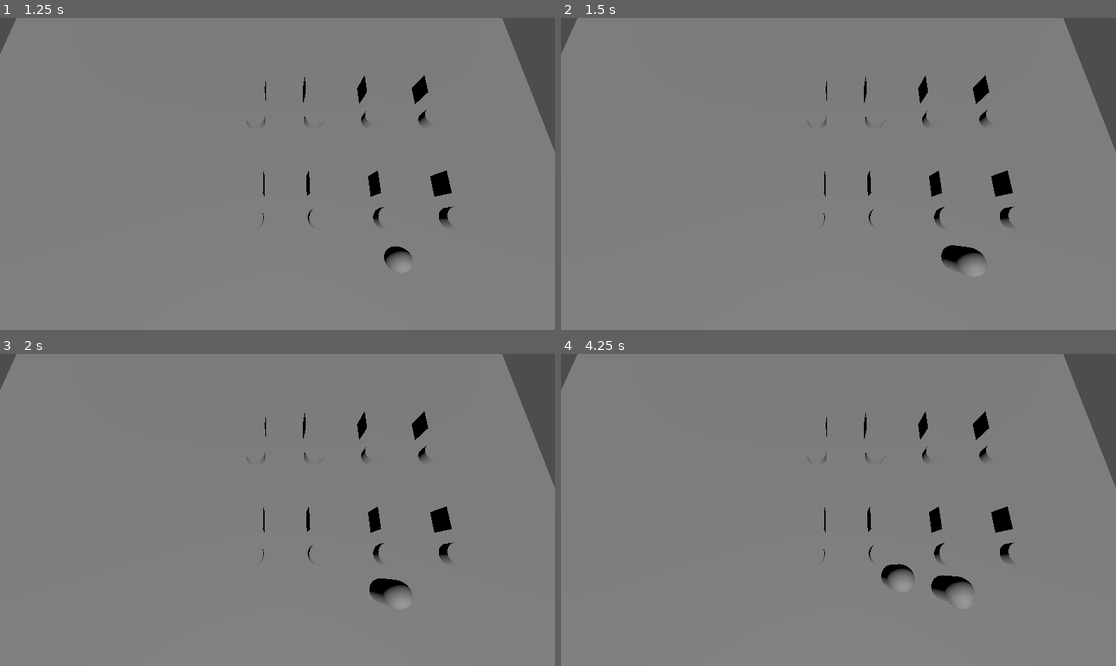
Above: before the commit, frames 1-4 (two rows, left to right).
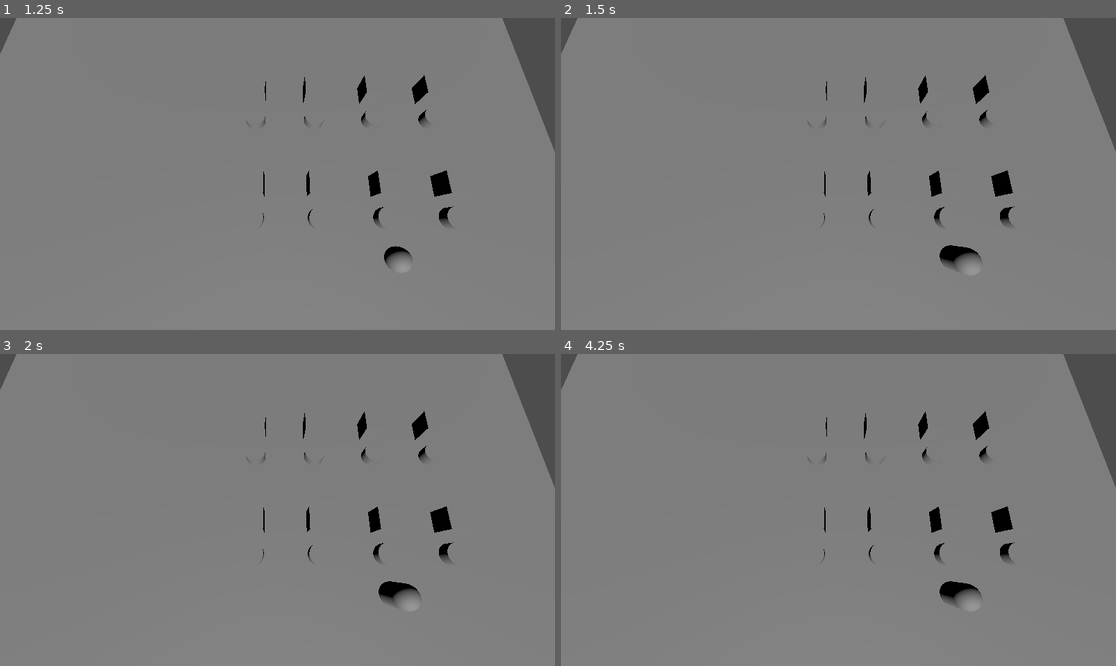
Above: after the commit, the same moments.

Repository: Kamjam/Bobaeria-Cafe
Game: Godot game, scene res://JoeFolder/DemoShop.tscn
Same seed, same stepped clock (60 frames per second), same inputs: the game is played once before the commit and once after it. This scene is started directly instead of the project's main scene.
Inputs:
- Up to frame 1 (1.25 s): tap Enter at 0.5 s
- Up to frame 2 (1.5 s): tap Space at 1.25 s; hold Left (ui_left) from 1.28 s (still down)
- Up to frame 3 (2 s): keep holding Left (ui_left)
- Up to frame 4 (4.25 s): release Left (ui_left) at 2.03 s; hold Left (ui_left) from 3.53 s (still down)

Frame 1 is identical in both runs. In frame 2, less than 0.1% of the frame differs, in the area x 68-77%, y 72-80%; in frame 3, 0.4%; in frame 4, 0.8%, in the area x 57-76%, y 67-82%.
Error after the commit: Parse Error: Could not preload resource script "res://Boba/scripts/drink.gd". (res://JoeFolder/Scripts/student.gd:20)

Commit message:
resource

Diff:
--- a/bobaeria-cafe/Boba/scripts/drink.gd
+++ b/bobaeria-cafe/Boba/scripts/drink.gd
@@ -1,7 +1,7 @@
 class_name drink
 extends Node
 
-var boba: Boba.Boba
+var boba:
 var flavors: Flavors.Flavor
 var ice_level: int
 var topping: Toppings.Topping
--- /dev/null
+++ b/bobaeria-cafe/DrinkResources/TestDrink.tres
@@ -0,0 +1,8 @@
+[gd_resource type="Resource" script_class="bobaDrink" load_steps=2 format=3 uid="uid://bc4pt7uxm52as"]
+
+[ext_resource type="Script" path="res://JoeFolder/bobaDrink.gd" id="1_dfltq"]
+
+[resource]
+script = ExtResource("1_dfltq")
+drinkName = ""
+bubbles = 0
--- a/bobaeria-cafe/JoeFolder/DemoShop.tscn
+++ b/bobaeria-cafe/JoeFolder/DemoShop.tscn
@@ -1,8 +1,9 @@
-[gd_scene load_steps=12 format=3 uid="uid://qvj5nrktjvlk"]
+[gd_scene load_steps=13 format=3 uid="uid://qvj5nrktjvlk"]
 
 [ext_resource type="PackedScene" uid="uid://do5p4i335e27s" path="res://JoeFolder/student.tscn" id="1_igbir"]
 [ext_resource type="Script" path="res://JoeFolder/Scripts/StudentSpawner.gd" id="2_30hv2"]
 [ext_resource type="Script" path="res://JoeFolder/Scripts/TableManager.gd" id="2_r8opo"]
+[ext_resource type="Script" path="res://Boba/scripts/drink.gd" id="4_qntpb"]
 
 [sub_resource type="NavigationMesh" id="NavigationMesh_krij8"]
 vertices = PackedVector3Array(-1, 1, -5.75, -0.5, 1, -6, -0.5, 1, -14.5, -14.5, 1, -14.5, -14.5, 1, -5, -1, 1, -5, 1, 1 …(726 unchanged characters)…
@@ -204,3 +205,6 @@
 script = ExtResource("2_30hv2")
 student = ExtResource("1_igbir")
 spawnPosition = NodePath(".")
+
+[node name="drink" type="Node" parent="."]
+script = ExtResource("4_qntpb")
--- a/bobaeria-cafe/JoeFolder/Scripts/student.gd
+++ b/bobaeria-cafe/JoeFolder/Scripts/student.gd
@@ -17,7 +17,8 @@
 	BLUE,
 }
 var desiredDrink: Drinks = Drinks.ORANGE
-
+var MyClass = preload("res://Boba/scripts/drink.gd")
+var wantedDrink
 
 func _ready() -> void:
 	desiredDrink = Drinks.values().pick_random()
--- /dev/null
+++ b/bobaeria-cafe/JoeFolder/bobaDrink.gd
@@ -0,0 +1,12 @@
+extends Resource
+
+class_name bobaDrink
+
+@export var image : Texture2D
+@export var drinkName: String
+@export var bubbles : Boba.Boba
+@export var flavor : Flavors.Flavor
+@export var topping : Toppings.Topping
+@export var sweetness : int
+@export var iceLevel : int
+@export var hasWhippedCream : bool
--- a/bobaeria-cafe/JoeFolder/student.tscn
+++ b/bobaeria-cafe/JoeFolder/student.tscn
@@ -6,7 +6,7 @@
 
 [sub_resource type="CapsuleShape3D" id="CapsuleShape3D_q3f0l"]
 
-[node name="Student" type="CharacterBody3D" node_paths=PackedStringArray("agent")]
+[node name="Student" type="CharacterBody3D" node_paths=PackedStringArray("agent") groups=["Student"]]
 collision_layer = 0
 script = ExtResource("1_b1qys")
 agent = NodePath("NavigationAgent3D")
